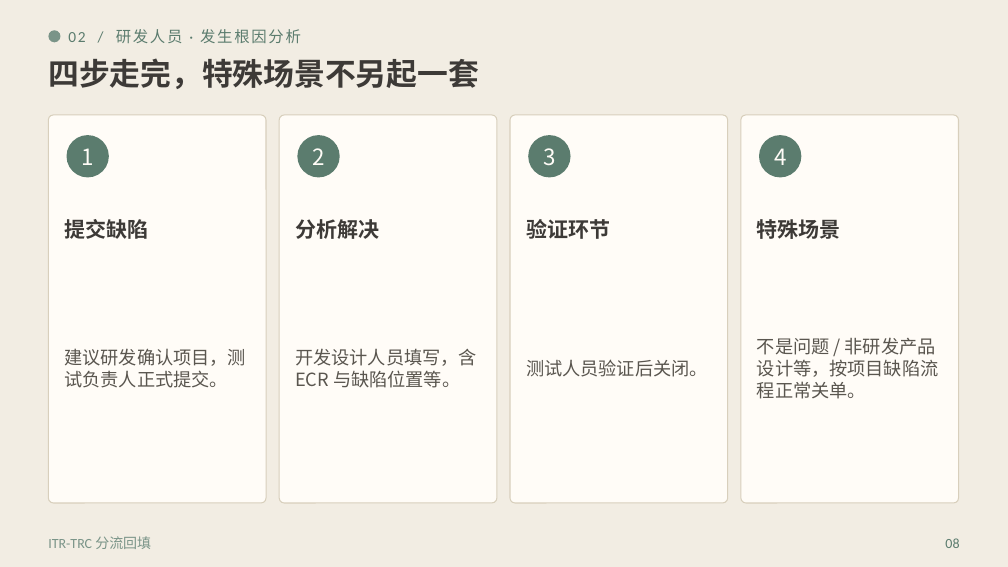
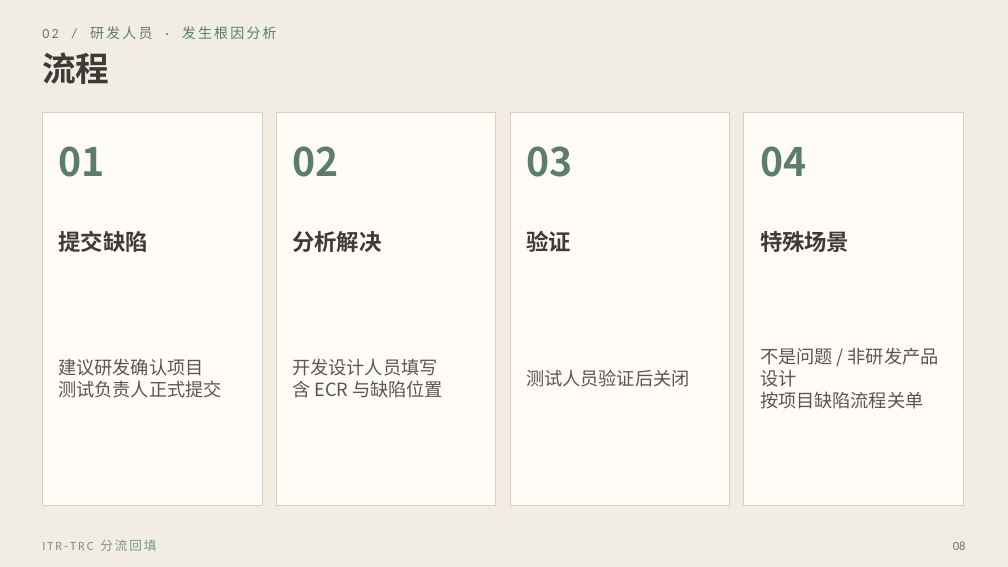
Before and after one commit to khalildai/test-send-file, a slide deck: slide 8 of 效能平台版本发布会.pptx. Drawn at 1008x567 pixels with LibreOffice and Linux fonts; fonts in the diff are those of the drawing. Boxes give left, top, right and bottom in pixels: in the first picture for what was removed or moved away, otherwise in the second. Text is boxed around its words. In the diff, an @@ line names an element or a change of style, - is before the commit and + after.

```diff
--- a/效能平台版本发布会.pptx
+++ b/效能平台版本发布会.pptx
@@ text "02 / 研发人员 · 发生根因分析": place and size @@
-text "02 / 研发人员 · 发生根因分析" at (68,29,301,43)
+text "02 / 研发人员 · 发生根因分析" at (42,26,277,39)
@@ text "02 / 研发人员 · 发生根因分析" at (42,26,277,39): size 11 to 10 pt, letter spacing 1.2 to 1.6 pt @@
@@ text added at (42,52,109,84), 24 pt, text #3D3A37, bold @@
+流程
@@ ellipse removed at (48,30,60,42) @@
@@ text removed at (48,58,478,89) @@
-四步走完，特殊场景不另起一套
@@ rounded rectangle to rectangle in 4 elements at (510,113,730,506), (276,113,496,506), (744,113,964,506), (42,113,262,506) @@
@@ rectangle: place and size @@
-rectangle at (48,115,266,503)
+rectangle at (42,113,262,506)
@@ rectangle: place and size @@
-rectangle at (741,115,959,503)
+rectangle at (744,113,964,506)
@@ text added at (58,146,104,177), 28 pt, text #5B7C6E, bold @@
+01
@@ ellipse removed at (67,135,109,177) @@
@@ text removed at (82,148,94,165) @@
-1
@@ text added at (292,146,338,177), 28 pt, text #5B7C6E, bold @@
+02
@@ ellipse removed at (297,135,340,177) @@
@@ text removed at (312,148,324,165) @@
-2
@@ text added at (526,146,572,177), 28 pt, text #5B7C6E, bold @@
+03
@@ ellipse removed at (528,135,571,177) @@
@@ text removed at (543,148,555,165) @@
-3
@@ ellipse removed at (759,135,801,177) @@
@@ text added at (760,146,806,177), 28 pt, text #5B7C6E, bold @@
+04
@@ text removed at (774,148,786,165) @@
-4
@@ text "提交缺陷": place and size @@
-text "提交缺陷" at (64,219,148,239)
+text "提交缺陷" at (58,231,147,252)
@@ size 15 to 16 pt in 3 elements at (292,231,381,252), (760,231,849,252), (58,231,147,252) @@
@@ text "分析解决": place and size @@
-text "分析解决" at (295,219,379,239)
+text "分析解决" at (292,231,381,252)
@@ text "特殊场景": place and size @@
-text "特殊场景" at (757,219,841,239)
+text "特殊场景" at (760,231,849,252)
@@ text at (526,231,571,252): text changed; size 15 to 16 pt @@
-验证环节
+验证
@@ text at (58,358,221,398): text changed @@
-建议研发确认项目，测试负责人正式提交。
+建议研发确认项目
+测试负责人正式提交
@@ text at (292,358,443,398): text changed @@
-开发设计人员填写，含 ECR 与缺陷位置等。
+开发设计人员填写
+含 ECR 与缺陷位置
@@ text at (760,347,939,409): text changed @@
-不是问题 / 非研发产品设计等，按项目缺陷流程正常关单。
+不是问题 / 非研发产品设计
+按项目缺陷流程关单
@@ text at (526,369,689,387): text changed @@
-测试人员验证后关闭。
+测试人员验证后关闭
@@ text "ITR-TRC 分流回填" at (42,539,156,551): size 10 to 9 pt, letter spacing 0 to 1.4 pt @@
@@ text "08": place and size @@
-text "08" at (945,538,959,548)
+text "08" at (953,541,966,550)
@@ text "08" at (953,541,966,550): size 10 to 9 pt @@
```
Also in this commit, not shown: 22 other slides changed.
